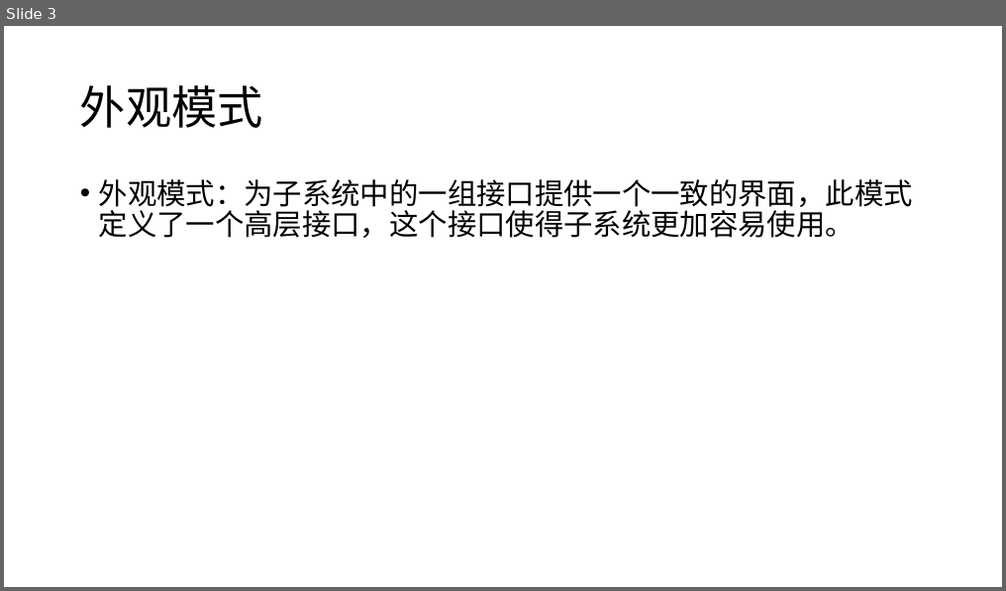
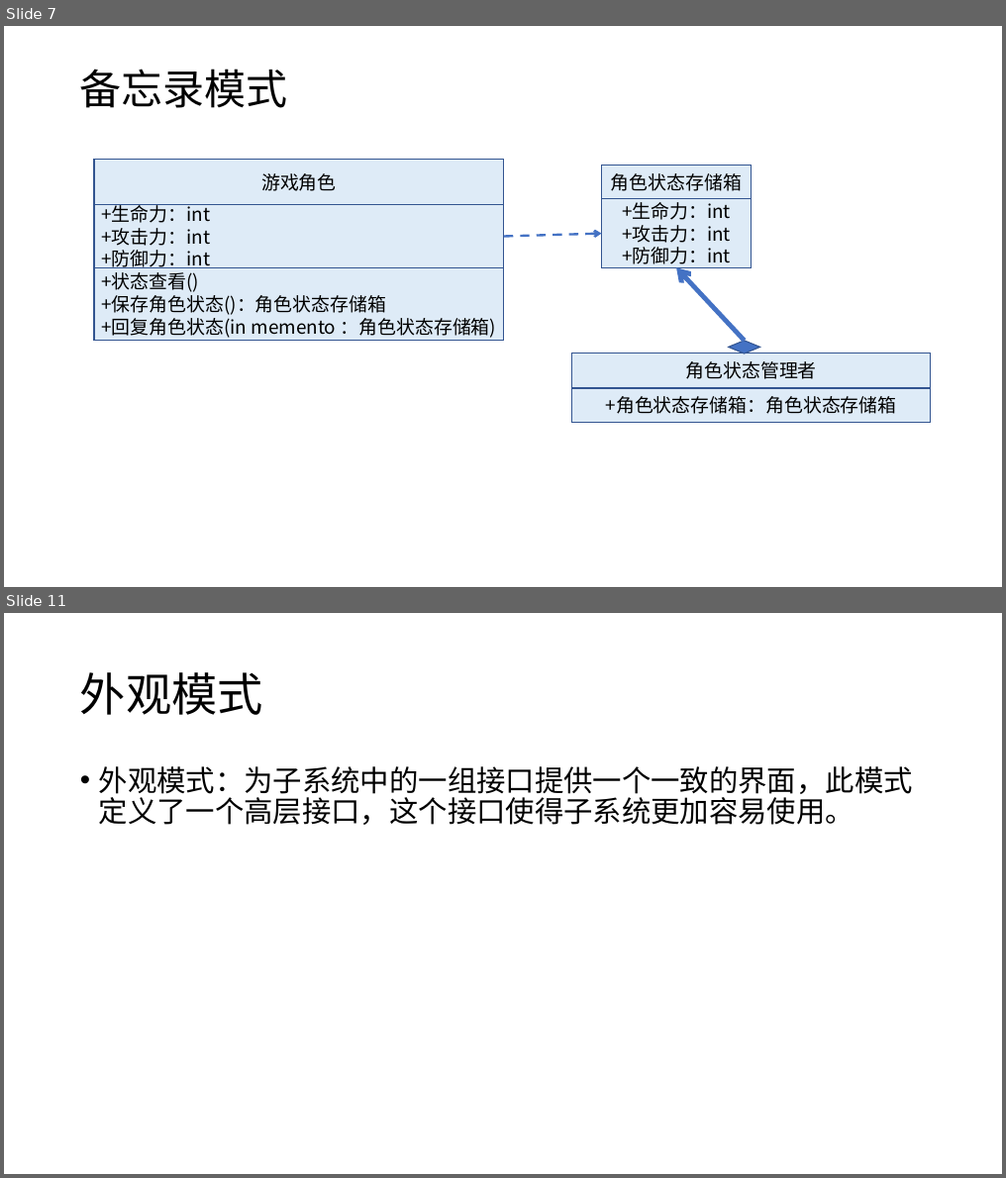
Before and after one commit to CYZZ/shejimoshi, a slide deck: 0329分享会资料/设计模式0328.pptx. Shown one above the other, each under a label of ours: slide 3 before the commit, slides 7 and 11 after it; the slides between them are not shown. The pictures are 1006x591 and 1006x1178 pixels, drawn with LibreOffice and Linux fonts; fonts in the diff are those of the drawing. Boxes give left, top, right and bottom in pixels: in the first picture for what was removed or moved away, otherwise in the second. Text is boxed around its words. In the diff, an @@ line names an element or a change of style, - is before the commit and + after.

Commit message:
feat：更新ppt添加备忘录模式

```diff
--- a/0329分享会资料/设计模式0328.pptx
+++ b/0329分享会资料/设计模式0328.pptx
@@ slide 7 added at <box>4,26,1002,587</box>, background #FFFFFF @@
@@ title added at <box>80,69,288,108</box>, 40 pt, text #000000 @@
+备忘录模式
@@ rectangle added at <box>94,160,503,205</box>, fill #DEEBF7, outline #325491 1 pt, 18 pt, text #000000 @@
+游戏角色
@@ rectangle added at <box>601,166,751,199</box>, fill #DEEBF7, outline #325491 1 pt, 18 pt, text #000000 @@
+角色状态存储箱
@@ rectangle added at <box>601,199,751,268</box>, fill #DEEBF7, outline #325491 1 pt, 18 pt, text #000000 @@
++生命力：int
++攻击力：int
++防御力：int
@@ rectangle added at <box>94,205,503,268</box>, fill #DEEBF7, outline #325491 1 pt, 18 pt, text #000000 @@
++生命力：int
++攻击力：int
++防御力：int
@@ arrow added from (504, 236) to (601, 233), #4472C4 2.25 pt dashed @@
@@ rectangle added at <box>94,268,503,341</box>, fill #DEEBF7, outline #325491 1 pt, 18 pt, text #000000 @@
++状态查看()
++保存角色状态()：角色状态存储箱
++回复角色状态(in memento ：角色状态存储箱)
@@ arrow added from (745, 341) to (676, 268), #4472C4 4.5 pt @@
@@ diamond added at <box>729,341,760,354</box>, fill #4472C4, outline #325491 1 pt @@
@@ rectangle added at <box>571,354,931,388</box>, fill #DEEBF7, outline #325491 1 pt, 18 pt, text #000000 @@
+角色状态管理者
@@ rectangle added at <box>571,388,931,423</box>, fill #DEEBF7, outline #325491 1 pt, 18 pt, text #000000 @@
++角色状态存储箱：角色状态存储箱
@@ what was slide 3 is now slide 11 @@
```
Also in this commit, not shown: 9 other slides added, 2 slides removed, 1 other file.
